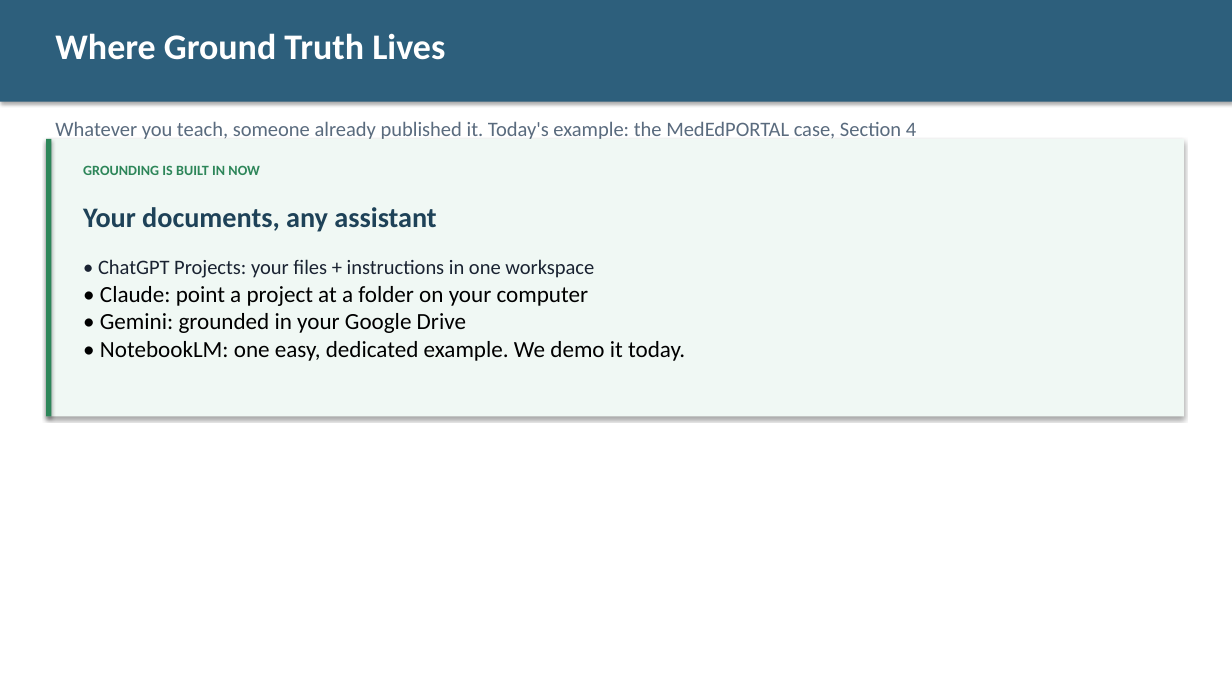
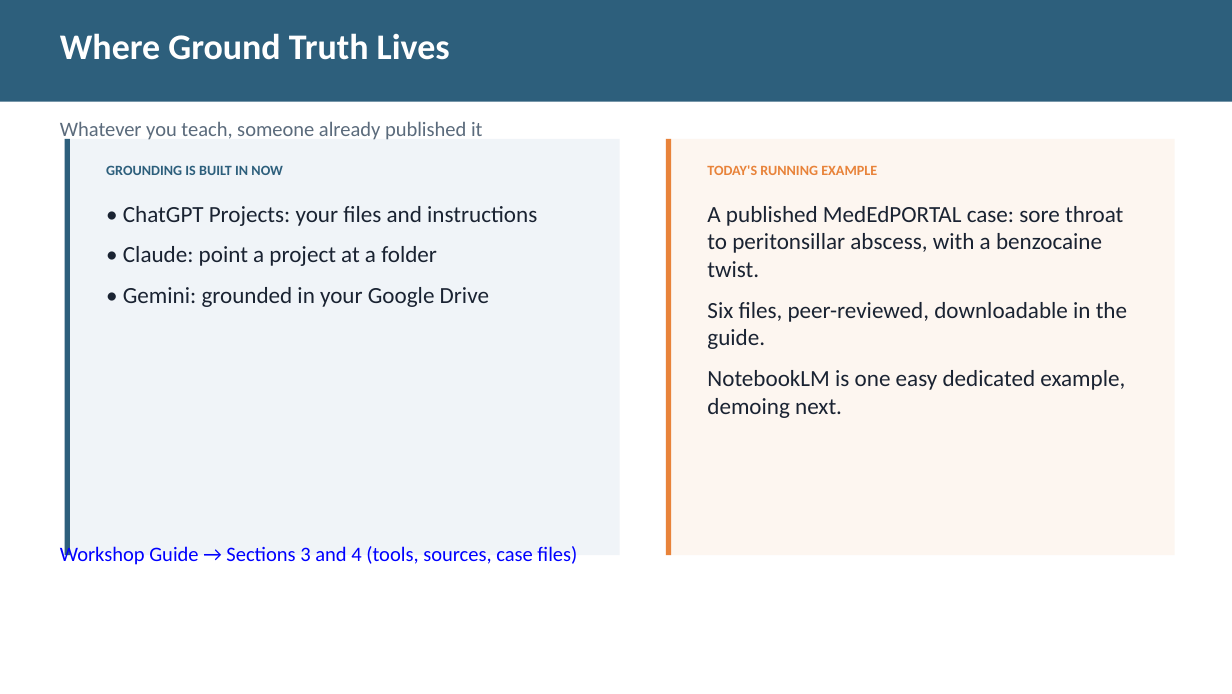
Before and after one commit to diana-brewer/digital-learning-unlocked, a slide deck: slide 9 of Digital Learning Unlocked - Slide Deck.pptx. Drawn at 1232x694 pixels with LibreOffice and Linux fonts; fonts in the diff are those of the drawing. Boxes give left, top, right and bottom in pixels: in the first picture for what was removed or moved away, otherwise in the second. Text is boxed around its words. In the diff, an @@ line names an element or a change of style, - is before the commit and + after.

```diff
--- a/Digital Learning Unlocked - Slide Deck.pptx
+++ b/Digital Learning Unlocked - Slide Deck.pptx
@@ rectangle at [0, 0, 1232, 102]: shadow off @@
@@ text "Where Ground Truth Lives": place and size @@
-text "Where Ground Truth Lives" at [55, 33, 445, 60]
+text "Where Ground Truth Lives" at [60, 33, 450, 60]
@@ rectangle removed at [46, 139, 1184, 416] @@
@@ rectangle removed at [46, 139, 52, 416] @@
@@ text at [60, 121, 483, 142]: text changed; text colour #5A6B7E to #5B6B7C @@
-Whatever you teach, someone already published it. Today's example: the MedEdPORTAL case, Section 4
+Whatever you teach, someone already published it
@@ rectangle added at [65, 139, 620, 555], fill #F0F4F8 @@
@@ rectangle added at [65, 139, 70, 555], fill #2D5F7C @@
@@ rectangle added at [666, 139, 1175, 555], fill #FDF6F0 @@
@@ rectangle added at [666, 139, 671, 555], fill #E8833A @@
@@ text "GROUNDING IS BUILT IN NOW": place and size @@
-text "GROUNDING IS BUILT IN NOW" at [83, 165, 260, 175]
+text "GROUNDING IS BUILT IN NOW" at [106, 165, 283, 175]
@@ text "GROUNDING IS BUILT IN NOW" at [106, 165, 283, 175]: text colour #2D8659 to #2D5F7C @@
@@ text added at [707, 165, 877, 175], 11 pt, text #E8833A, bold @@
+TODAY'S RUNNING EXAMPLE
@@ text removed at [83, 207, 436, 232] @@
-Your documents, any assistant
@@ text "• ChatGPT Projects: your files ...": place and size @@
-text "• ChatGPT Projects: your files ..." at [98, 259, 685, 361]
+text "• ChatGPT Projects: your files ..." at [123, 206, 537, 307]
@@ text at [123, 206, 537, 266]: text changed; size 16 to 18 pt @@
-• ChatGPT Projects: your files + instructions in one workspace
-• Claude: point a project at a folder on your computer
+• ChatGPT Projects: your files and instructions
+• Claude: point a project at a folder
@@ text added at [707, 206, 1127, 418], 18 pt, text #1A2332 @@
+A published MedEdPORTAL case: sore throat to peritonsillar abscess, with a benzocaine twist.
+Six files, peer-reviewed, downloadable in the guide.
+NotebookLM is one easy dedicated example, demoing next.
@@ text at [123, 287, 489, 307]: text colour #000000 to #1A2332 in "• Gemini: grounded in your Google Drive"; more space between paragraphs @@
@@ text at [100, 341, 685, 361]: paragraph removed @@
-• NotebookLM: one easy, dedicated example. We demo it today.
@@ text added at [60, 544, 577, 565], 16 pt, text #0000FF @@
+Workshop Guide → Sections 3 and 4 (tools, sources, case files)
```
Also in this commit, not shown: 10 other slides changed, 1 slide removed, 2 other files.
